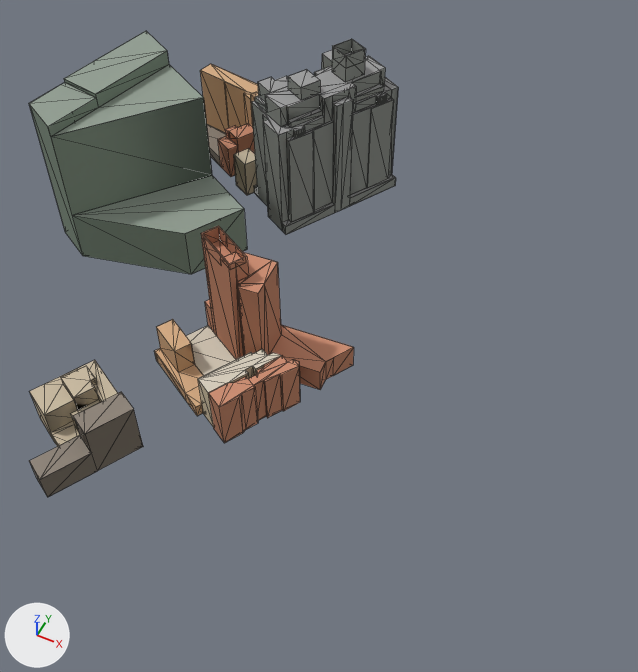
An edit to the glTF model public/models/washington-city/tile-3_0.glb, drawn before and after from the same camera.
Camera for both pictures: a 50 mm lens placed at (788.0, -299.0, 247.0), pointed at (695.0, -112.0, 14.0). Arrows for +X, +Y and +Z are at lower left; the lights stay in place. The older version comes first. Mesh edges are drawn as thin lines. Where no turn or scale is listed for an object, it has been applied to the vertices. Vertices at exactly the same position are counted once.

The first picture shows 'roof', 'wall'.
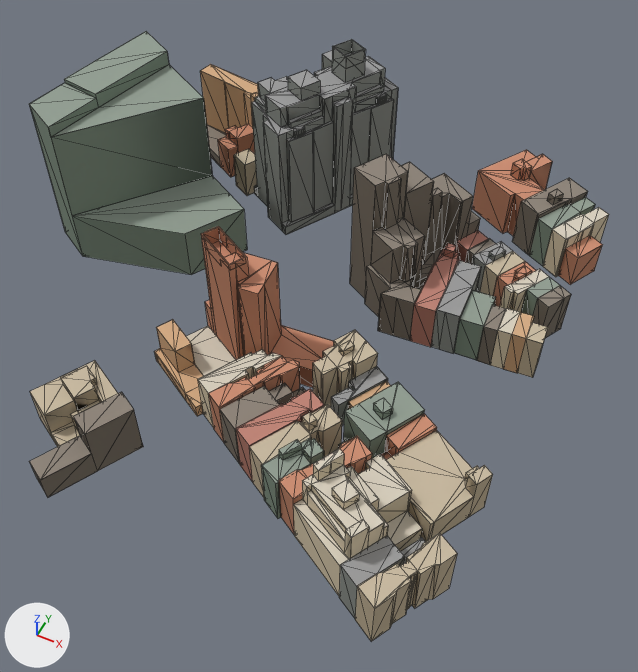
Where the newer file only moved an object's origin or applied its transform, the numbers keep the older frame.

Edits to the bpy script that builds the scene:
```text
Change me_mesh_1:
    used by ob_wall; location = (640.6, -95.9, 37.0)
    remove me_mesh_1.from_pydata(...)  # 679 vertices, 688 faces; spans x -67.0..67.0, y -108.0..108.0, z -33.0..33.0
    add me_mesh_1.from_pydata(...)  # 1665 vertices, 1686 faces; spans x -67.0..132.0, y -108.0..108.0, z -35.0..33.0
    me_mesh_1 part 1: the loose piece of 8 vertices spanning x 15.0..28.0, y 68.0..81.0, z 22.0..33.0 is copied, and the copy is scaled about its middle by (0.411, 0.482, 0.321), then moved by (87.0, 6.0, -39.0); it spans x 106.0..111.0, y 77.0..83.0, z -13.0..-9.0
    me_mesh_1 part 2: the loose piece of 8 vertices spanning x 6.0..18.0, y 50.0..62.0, z 22.0..27.0 is copied, and the copy is scaled about its middle by (0.516, 0.485, 0.636), then moved by (78.0, -97.0, -41.0); it spans x 86.0..92.0, y -44.0..-38.0, z -18.0..-14.0
    me_mesh_1 part 3: the loose piece of 8 vertices spanning x 6.0..18.0, y 50.0..62.0, z 22.0..27.0 is copied, and the copy is scaled about its middle by (0.339, 0.458, 0.477), then moved by (57.0, -81.0, -38.0); it spans x 67.0..71.0, y -28.0..-22.0, z -14.0..-12.0
    me_mesh_1 part 4: the loose piece of 8 vertices spanning x 6.0..18.0, y 50.0..62.0, z 22.0..27.0 is copied, and the copy is scaled about its middle by (0.378, 0.356, 0.722), then moved by (60.0, -115.0, -37.0); it spans x 70.0..74.0, y -61.0..-56.0, z -14.0..-10.0
    me_mesh_1 part 5: the loose piece of 8 vertices spanning x 6.0..18.0, y 50.0..62.0, z 22.0..27.0 is copied, and the copy is scaled about its middle by (0.615, 0.608, 0.71), then moved by (83.0, -138.0, -28.0); it spans x 91.0..99.0, y -85.0..-78.0, z -5.0..-2.0
    me_mesh_1 part 6: 946 vertices added at x 43.0..132.0, y -104.0..108.0, z -35.0..22.0
Change me_mesh_2:
    used by ob_roof; location = (640.6, -95.9, 39.2)
    remove me_mesh_2.from_pydata(...)  # 472 vertices, 369 faces; spans x -67.0..67.0, y -108.0..108.0, z -31.0..31.0
    add me_mesh_2.from_pydata(...)  # 1079 vertices, 826 faces; spans x -67.0..132.0, y -108.0..108.0, z -31.0..31.0
    me_mesh_2 part 7: the loose piece of 4 vertices spanning x 28.0..36.0, y -37.0..-29.0, z 15.0 is copied, and the copy is moved by (57.0, -8.0, -32.0); it spans x 86.0..92.0, y -44.0..-38.0, z -17.0
    me_mesh_2 part 8: the loose piece of 4 vertices spanning x 28.0..36.0, y -37.0..-29.0, z 15.0 is copied, and the copy is moved by (63.0, -49.0, -19.0); it spans x 91.0..99.0, y -85.0..-78.0, z -4.0
    me_mesh_2 part 9: 3 vertices removed from x 24.0..34.0, y -57.0..-38.0, z -29.0; 602 vertices added at x 24.0..132.0, y -104.0..108.0, z -31.0..20.0
Change ob_ground:
    ob_ground.location: (640.6, -95.9, 4.6) -> (672.8, -95.9, 3.7)
```

Where the change shows, as pixel boxes [x1, y1, x2, y2] in the pictures (638 x 672 px):
'wall', reshaped (57% wider, 31% taller)
    before: [29, 39, 398, 497]
    after: [29, 40, 609, 641]
'roof', reshaped (57% wider, 29% taller)
    before: [29, 31, 398, 480]
    after: [29, 31, 609, 609]
'ground', moved (not visible before)
    after: [60, 195, 535, 625]
part 1 of me_mesh_1, added
    after: [547, 193, 563, 205]
part 2 of me_mesh_1, added
    after: [373, 403, 393, 419]
part 3 of me_mesh_1, added
    after: [339, 346, 354, 356]
part 4 of me_mesh_1, added
    after: [302, 416, 317, 431]
part 5 of me_mesh_1, added
    after: [332, 489, 359, 510]
part 6 of me_mesh_1, added (brown)
    after: [220, 154, 609, 641]
part 7 of me_mesh_2, added
    after: [374, 398, 393, 413]
part 8 of me_mesh_2, added
    after: [332, 479, 359, 503]
part 9 of me_mesh_2, built on
    before: [155, 337, 236, 393]
    after: [185, 150, 609, 609]
